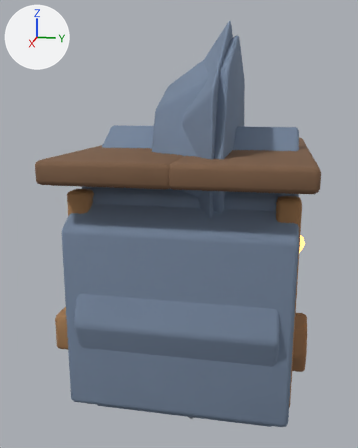
An edit to the Blender file assets-source/blender/buildings/lumberyard.blend, drawn before and after from the same camera.
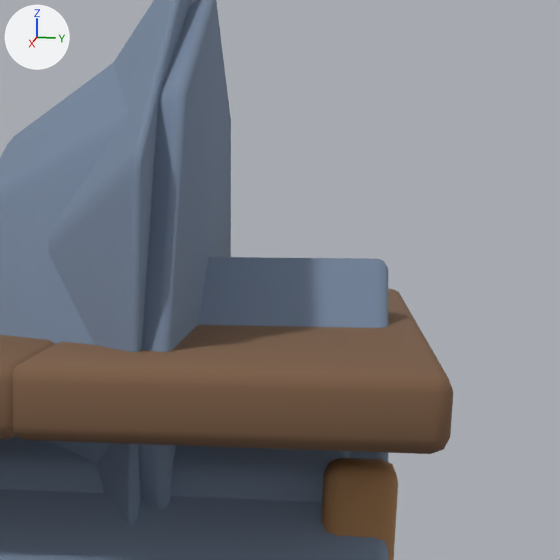
Each version is shown whole from a camera (50 mm lens) standing at (4.62, 0.71, 2.44) and looking at (0.01, -0.21, 1.29), then close up on the part from 46% to 100% of the width and 8% to 52% of the height. The lights are fixed; the arrows at upper left show +X, +Y and +Z. The last two pictures show the newer version.

Names of what the first close-up shows: 'LOD1_PROXY_base', 'LOD1_PROXY_cap', 'LOD2_PROXY_base', 'LOD2_PROXY_cap', 'post.1.0.-0.8', 'roof.left', 'roof.right'.
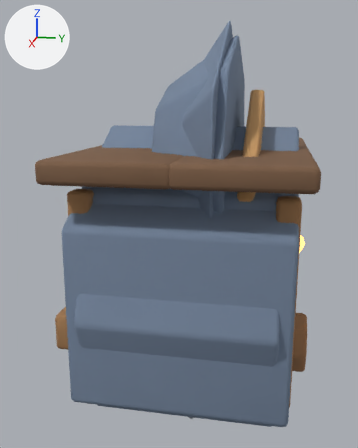
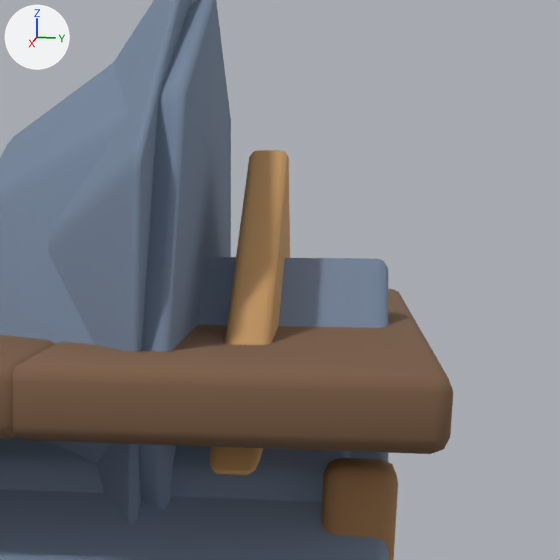
The change, as a list of edits to the scene's bpy script:
```text
Add mat_mat_lumberyard_woodlight:
    mat_mat_lumberyard_woodlight = principled_material('MAT_lumberyard_woodLight')
    mat_mat_lumberyard_woodlight.base_color = (0.56, 0.31, 0.12)  # orange #c59761
    mat_mat_lumberyard_woodlight.roughness = 0.82
Add me_yardgablemesh:
    me_yardgablemesh.from_pydata([(-1.3, 1.78, -0.06), (1.3, 1.78, -0.06), (0.0, 2.55, -0.06), (-1.3, 1.78, 0.06), (1.3, 1.78, 0.06), (0.0, 2.55, 0.06)], [], [(2, 1, 0), (3, 4, 5), (0, 1, 4, 3), (1, 2, 5, 4), (2, 0, 3, 5)])
    me_yardgablemesh.polygons.foreach_set('use_smooth', [True] * 5)
    me_yardgablemesh.materials.append(mat_mat_lumberyard_woodlight)  # orange #c59761
Add ob_yardgable:
    ob_yardgable = bpy.data.objects.new('yardGable', me_yardgablemesh)
    ob_yardgable.parent = ob_buildingroot
    ob_yardgable.location = (0.0, 0.0, -0.5)
    _m = ob_yardgable.modifiers.new('soft bevel', 'BEVEL')
    _m.width = 0.025
    _m.width_pct = 0.025
    _m.segments = 2
```

Boxes (x1, y1, x2, y2) around the edits, measured in the close-ups (560 x 560 px):
'yardGable', added (orange)
    after: (209, 150, 290, 475)
